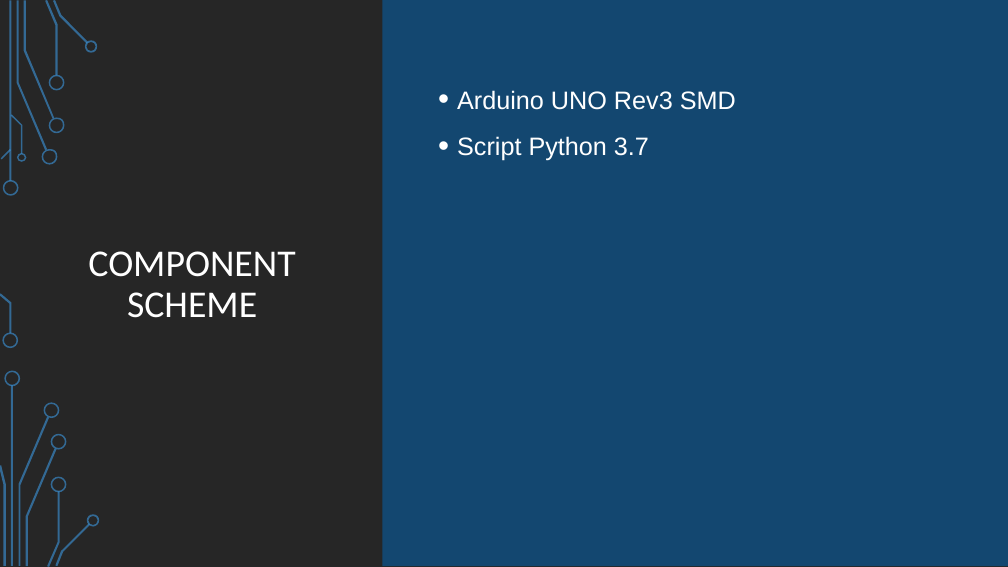
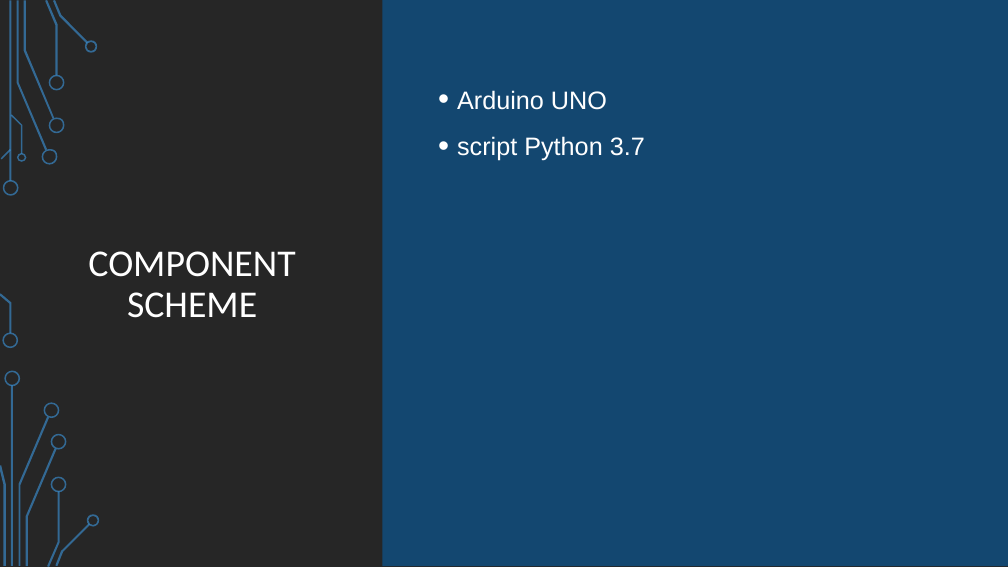
Before and after one commit to matteobelladelli/WeatherStation, a slide deck: slide 3 of WeatherStation.pptx. Drawn at 1008x567 pixels with LibreOffice and Linux fonts; fonts in the diff are those of the drawing; background and template pictures are left out. Boxes give left, top, right and bottom in pixels: in the first picture for what was removed or moved away, otherwise in the second. Text is boxed around its words. In the diff, an @@ line names an element or a change of style, - is before the commit and + after.

Commit message:
30 e lode

```diff
--- a/WeatherStation.pptx
+++ b/WeatherStation.pptx
@@ text at <box>457,90,645,161</box>: text changed @@
-• Arduino UNO Rev3 SMD
-• Script Python 3.7
+• Arduino UNO
+• script Python 3.7
```
